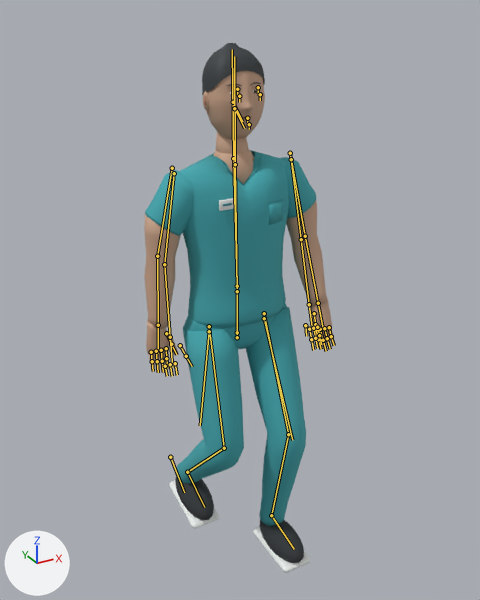
The Blender file hospital-sim-source/blender/characters.blend as it was, and as the next commit left it.
Before and after are seen from a camera (50 mm lens) standing at (-0.905, -1.662, 1.769) and looking at (0.024, 0.026, 0.925). Lighting does not change. The marker at lower left points along +X, +Y and +Z. The picture after the commit comes second. Both versions are drawn at frame 6 of the action 'Walk__clinician'; the numbers are the values there. The bones that change, and the others that lie on the model, are drawn over the model as lines.

Objects in the first picture: 'clinician_skin'.
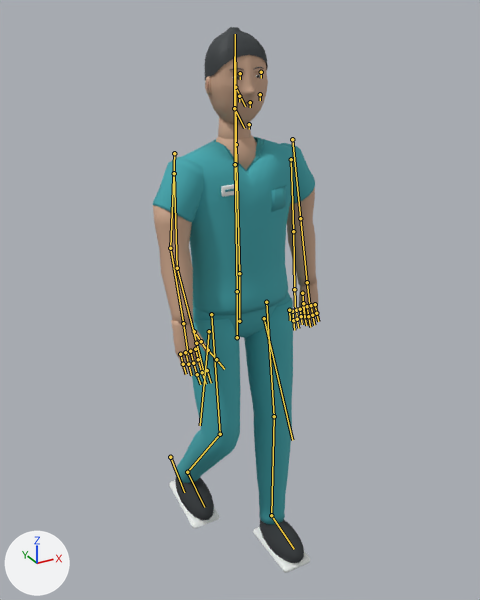
What differs and where, as boxes [x1, y1, x2, y2] in the pictures (480 x 600 px):
'clinician_skin', posed (12% narrower): before [144, 43, 335, 573]; after [153, 27, 320, 573]
bone 'hips', root to tip: before (237, 332) to (237, 286); after (239, 321) to (239, 273)
bone 'upper_arm.L', root to tip: before (290, 153) to (305, 236); after (292, 139) to (300, 218)
bone 'forearm.L', root to tip: before (305, 236) to (318, 303); after (300, 218) to (307, 282)
bone 'upper_arm.R', root to tip: before (172, 168) to (157, 256); after (174, 153) to (170, 248)
bone 'forearm.R', root to tip: before (157, 256) to (158, 325); after (170, 248) to (183, 323)
bone 'thigh.L', root to tip: before (264, 313) to (288, 434); after (266, 302) to (274, 416)
bone 'shin.L', root to tip: before (288, 434) to (271, 515); after (274, 416) to (271, 515)
bone 'thigh.R', root to tip: before (209, 326) to (224, 448); after (211, 314) to (220, 434)
bone 'shin.R', root to tip: before (224, 448) to (187, 472); after (220, 434) to (187, 472)

What the commit changed:
Bone 'hips' (bone_hips) moves from (0.0, -0.054, 0.0) to (0.008, -0.015, 0.0).
Bone 'upper_arm.L' (bone_upper_arm_l) turns from (-7, 0, 1) to (5, 0, 1) degrees about its own x, y and z.
Bone 'forearm.L' (bone_forearm_l) turns from (-9, 0, 0) to (-8, 0, 0) degrees about its own x, y and z.
Bone 'upper_arm.R' (bone_upper_arm_r) turns from (7, 0, -1) to (-5, 0, -1) degrees about its own x, y and z.
Bone 'forearm.R' (bone_forearm_r) turns from (-6, 0, 0) to (-11, 0, 0) degrees about its own x, y and z.
Bone 'thigh.L' (bone_thigh_l) turns from (-23, 0, 0) to (-8, 0, 1) degrees about its own x, y and z.
Bone 'shin.L' (bone_shin_l) turns from (35, 0, -1) to (8, 0, -1) degrees about its own x, y and z.
Bone 'foot.L' (bone_foot_l) turns from (-12, 0, 0) to (1, 0, 0) degrees about its own x, y and z.
Bone 'thigh.R' (bone_thigh_r) turns from (-14, 0, 0) to (-9, 0, 0) degrees about its own x, y and z.
Bone 'shin.R' (bone_shin_r) turns from (58, 0, 1) to (46, 0, 1) degrees about its own x, y and z.
Bone 'foot.R' (bone_foot_r) turns from (-34, 0, 0) to (-27, 1, 0) degrees about its own x, y and z.
